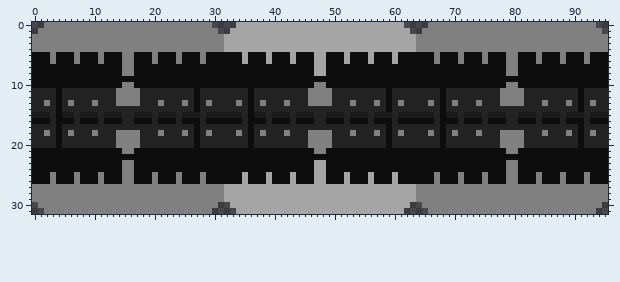
One commit to this sprite sheet: Super Probe Quest/assets/images/component/buttonsprites/comp_rtg_d.png. Above: the version before the commit.
The file is 192x64 pixels, drawn in blocks of 2x2; one block is one cell here. Colours within 5 levels of each other are drawn and written as one.
After:
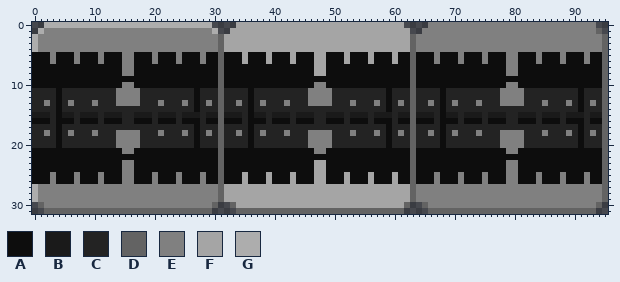
Palette (. is transparent): A #0d0d0d  B #1a1a1a  C #232323  D #636363  E #808080  F #a5a5a5  G #adadad
Change:
y 0: x 2..29 EEEEEEEEEEEEEEEEEEEEEEEEEEEE -> GGGGGGGGGGGGGGGGGGGGGGGGGGGG
y 1: x 1 E -> G; x 30 E -> G; x 94 E -> D
y 2..4: x 0 E -> G; x 31 E -> D; x 63 F -> D; x 95 E -> D
y 5..10: x 31 A -> D; x 63 A -> D; x 95 A -> D
y 11..14: x 31 C -> D; x 63 C -> D; x 95 C -> D
y 15: x 31 B -> D; x 63 B -> D; x 95 B -> D
y 16: x 31 A -> D; x 63 A -> D; x 95 A -> D
y 17..20: x 31 C -> D; x 63 C -> D; x 95 C -> D
y 21..26: x 31 A -> D; x 63 A -> D; x 95 A -> D
y 27..29: x 0 E -> G; x 31 E -> D; x 63 F -> D; x 95 E -> D
y 30: x 1 E -> D; x 30 E -> D; x 33 F -> D; x 62 F -> D; x 65 E -> D; x 94 E -> D
y 31: x 2..29 EEEEEEEEEEEEEEEEEEEEEEEEEEEE -> DDDDDDDDDDDDDDDDDDDDDDDDDDDD; x 34..61 FFFFFFFFFFFFFFFFFFFFFFFFFFFF -> DDDDDDDDDDDDDDDDDDDDDDDDDDDD; x 66..93 EEEEEEEEEEEEEEEEEEEEEEEEEEEE -> DDDDDDDDDDDDDDDDDDDDDDDDDDDD
